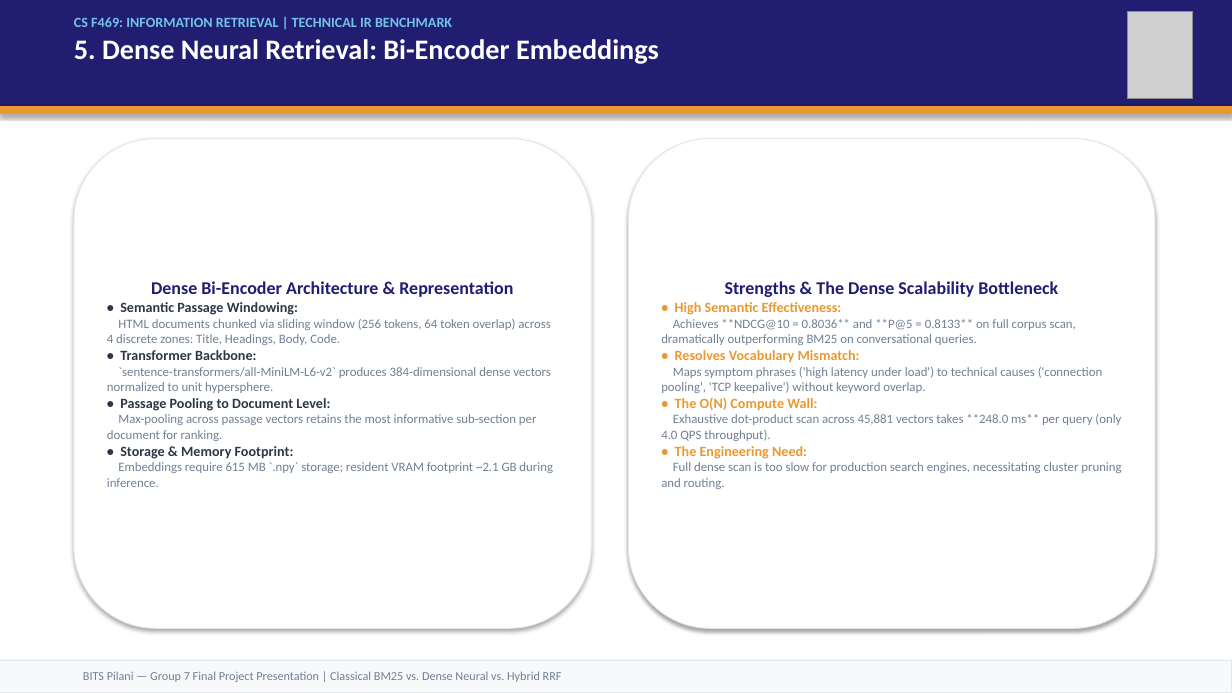
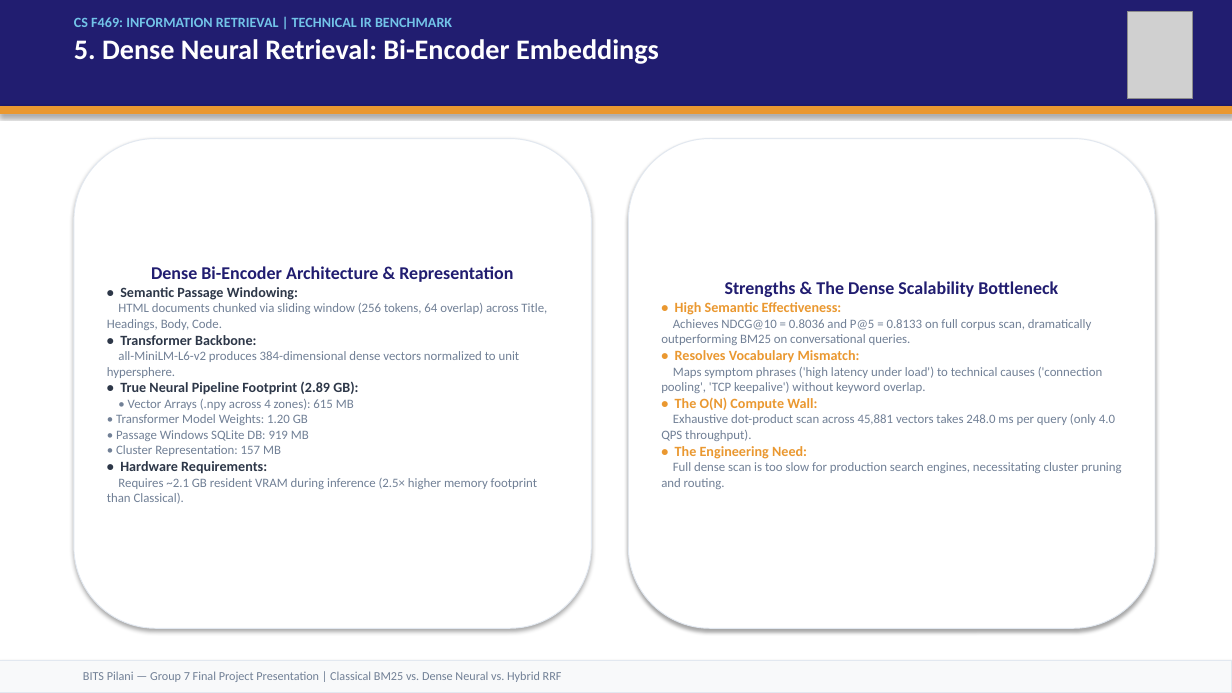
Before and after one commit to vishrutbhushan/ir-benchmark, a slide deck: slide 6 of presentation/IR_Benchmark_Presentation.pptx. Drawn at 1232x693 pixels with LibreOffice and Linux fonts; fonts in the diff are those of the drawing; grey boxes stand for pictures. Boxes give left, top, right and bottom in pixels: in the first picture for what was removed or moved away, otherwise in the second. Text is boxed around its words. In the diff, an @@ line names an element or a change of style, - is before the commit and + after.

Commit message:
fix(presentation): update comprehensive 7-metric chart, 18.6GB crawl scale, and storage breakdown

```diff
--- a/presentation/IR_Benchmark_Presentation.pptx
+++ b/presentation/IR_Benchmark_Presentation.pptx
@@ text in rounded rectangle at [107, 303, 547, 330]: text changed @@
-HTML documents chunked via sliding window (256 tokens, 64 token overlap) across 4 discrete zones: Title, Headings, Body, Code.
+HTML documents chunked via sliding window (256 tokens, 64 overlap) across Title, Headings, Body, Code.
@@ text in rounded rectangle at [661, 319, 1092, 345]: text changed @@
-Achieves **NDCG@10 = 0.8036** and **P@5 = 0.8133** on full corpus scan, dramatically outperforming BM25 on conversational queries.
+Achieves NDCG@10 = 0.8036 and P@5 = 0.8133 on full corpus scan, dramatically outperforming BM25 on conversational queries.
@@ text in rounded rectangle at [107, 351, 537, 504]: text changed @@
-`sentence-transformers/all-MiniLM-L6-v2` produces 384-dimensional dense vectors normalized to unit hypersphere.
-• Passage Pooling to Document Level:
-Max-pooling across passage vectors retains the most informative sub-section per document for ranking.
-• Storage & Memory Footprint:
-Embeddings require 615 MB `.npy` storage; resident VRAM footprint ~2.1 GB during inference.
+all-MiniLM-L6-v2 produces 384-dimensional dense vectors normalized to unit hypersphere.
+• True Neural Pipeline Footprint (2.89 GB):
+• Vector Arrays (.npy across 4 zones): 615 MB
+• Transformer Model Weights: 1.20 GB
+• Passage Windows SQLite DB: 919 MB
+• Cluster Representation: 157 MB
+• Hardware Requirements:
+Requires ~2.1 GB resident VRAM during inference (2.5× higher memory footprint than Classical).
@@ text in rounded rectangle at [661, 414, 1115, 441]: text changed @@
-Exhaustive dot-product scan across 45,881 vectors takes **248.0 ms** per query (only 4.0 QPS throughput).
+Exhaustive dot-product scan across 45,881 vectors takes 248.0 ms per query (only 4.0 QPS throughput).
```
Also in this commit, not shown: 9 other slides changed, 6 other files.
